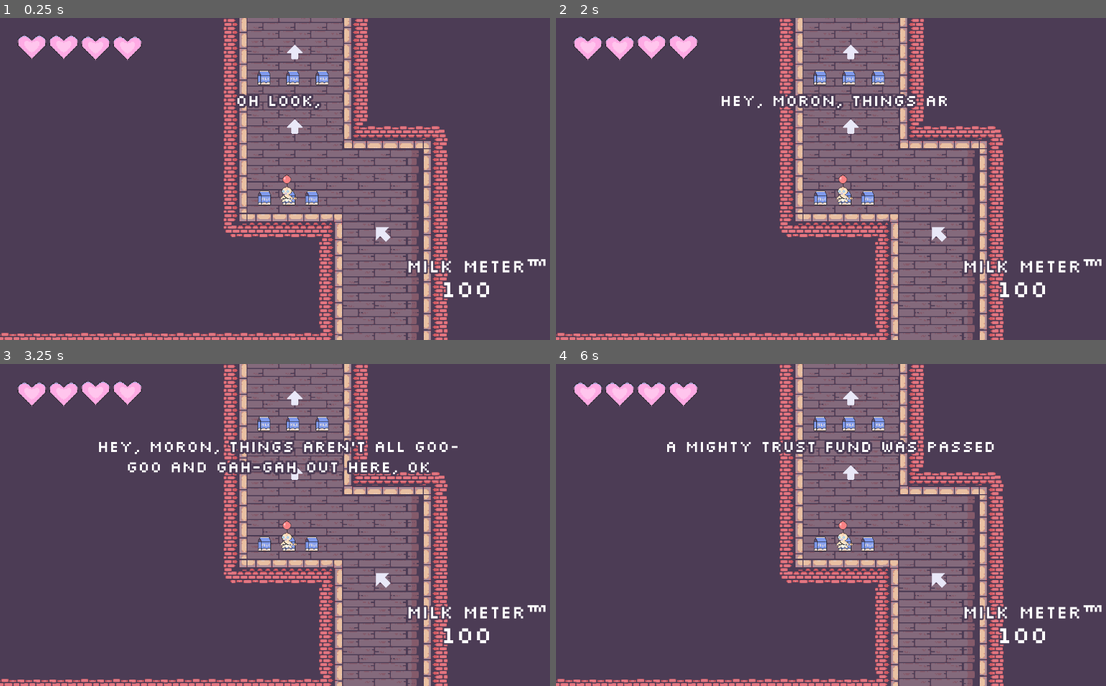
Above: before the commit, frames 1-4 (two rows, left to right).
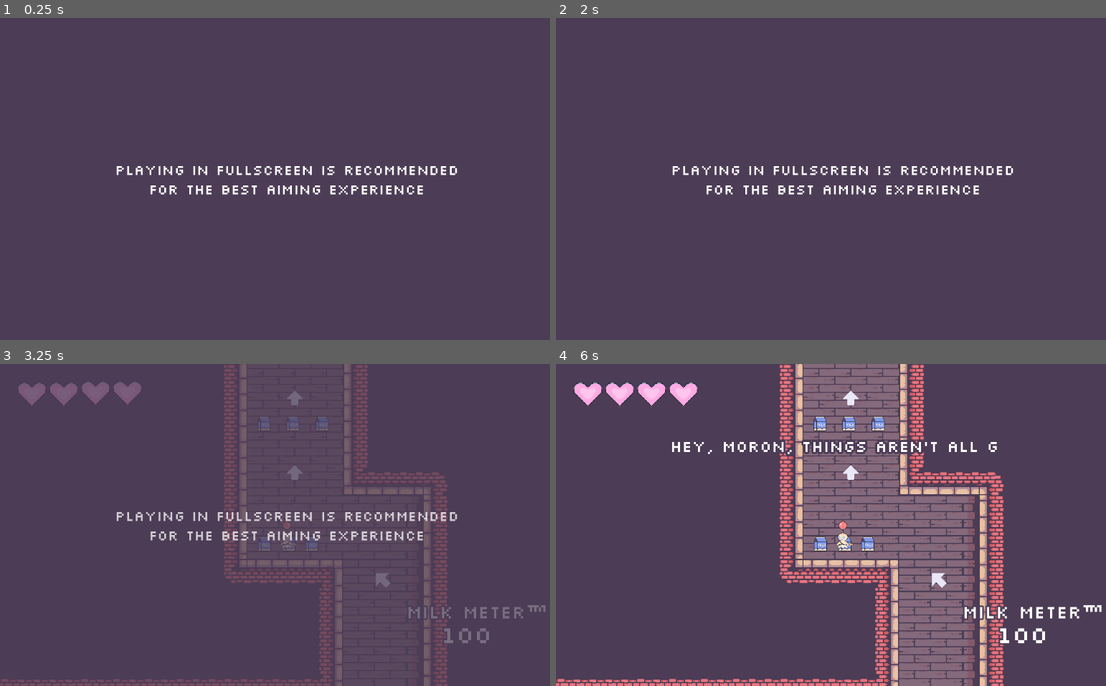
Above: after the commit, the same moments.

Repository: duncwilliams/trust-fund-baby
Game: Godot game, scene res://scenes/main.tscn
Two runs of this game, one before a commit and one after it. Both use one fixed random seed, a clock stepped at 60 frames per second and the inputs below.
Inputs (mouse positions are in pixels of both pictures, inside the frame that each line leads up to):
- Up to frame 1 (0.25 s): no input
- Up to frame 2 (2 s): move the mouse to (968, 162) at 0.52 s; press the mouse at (968, 162) at 0.53 s; hold D (crawl_right) from 0.53 s (still down); tap Enter at 1.25 s; move the mouse to (726, 195) at 1.27 s; release the mouse at (726, 195) at 1.28 s; click (726, 195) at 1.35 s
- Up to frame 3 (3.25 s): move the mouse to (346, 454) at 2.02 s; release D (crawl_right) at 2.03 s; press the mouse at (346, 454) at 2.03 s; hold A (crawl_left) 2.03-2.78 s; move the mouse to (258, 589) at 2.77 s; release the mouse at (258, 589) at 2.78 s; hold D (crawl_right) from 2.78 s (still down); click (258, 589) at 2.85 s
- Up to frame 4 (6 s): move the mouse to (1012, 573) at 3.52 s; press the mouse at (1012, 573) at 3.53 s; tap R (restart) at 4.15 s; move the mouse to (671, 476) at 4.27 s; release D (crawl_right) at 4.28 s; release the mouse at (671, 476) at 4.28 s; hold A (crawl_left) 4.28-5.03 s; click (671, 476) at 4.35 s; move the mouse to (869, 525) at 5.02 s; press the mouse at (869, 525) at 5.03 s; hold D (crawl_right) 5.03-5.78 s; move the mouse to (759, 444) at 5.77 s; release the mouse at (759, 444) at 5.78 s; hold A (crawl_left) from 5.78 s (still down); click (759, 444) at 5.85 s

The runs differ from the first frame. In frame 1, 26% of the frame differs, in the area x 0-100%, y 0-100%; in frame 2, 26%; in frame 3, 25%; in frame 4, 1.3%.

Commit message:
fullscreen prompt, working victory and defeat dialogues

Diff:
--- a/scenes/enemy.tscn
+++ b/scenes/enemy.tscn
@@ -6,6 +6,7 @@
 [ext_resource type="Texture2D" uid="uid://unq8c6du1t4s" path="res://art/custom/Traitor_Damage.png" id="2_xwavj"]
 [ext_resource type="Texture2D" uid="uid://fhe3d3wf6skt" path="res://art/custom/The_Traitor_Walk.png" id="3_4ra3w"]
 [ext_resource type="Shape2D" uid="uid://cgopdmcoxfhvm" path="res://shapes/enemy_polygon.tres" id="4_5uy6h"]
+[ext_resource type="Texture2D" uid="uid://bkrv76aayrv7t" path="res://art/custom/The_Traitor_Idle.png" id="4_nenq2"]
 
 [sub_resource type="AtlasTexture" id="AtlasTexture_qiusc"]
 atlas = ExtResource("2_xwavj")
@@ -139,6 +140,14 @@
 atlas = ExtResource("2_c4w8v")
 region = Rect2(896, 64, 64, 64)
 
+[sub_resource type="AtlasTexture" id="AtlasTexture_bmgde"]
+atlas = ExtResource("4_nenq2")
+region = Rect2(0, 0, 32, 64)
+
+[sub_resource type="AtlasTexture" id="AtlasTexture_nn1pv"]
+atlas = ExtResource("4_nenq2")
+region = Rect2(32, 0, 32, 64)
+
 [sub_resource type="AtlasTexture" id="AtlasTexture_5uy6h"]
 atlas = ExtResource("2_4ra3w")
 region = Rect2(0, 0, 64, 64)
@@ -294,6 +303,17 @@
 }, {
 "frames": [{
 "duration": 1.0,
+"texture": SubResource("AtlasTexture_bmgde")
+}, {
+"duration": 1.0,
+"texture": SubResource("AtlasTexture_nn1pv")
+}],
+"loop": true,
+"name": &"idle",
+"speed": 3.0
+}, {
+"frames": [{
+"duration": 1.0,
 "texture": SubResource("AtlasTexture_5uy6h")
 }, {
 "duration": 1.0,
@@ -309,7 +329,7 @@
 "texture": SubResource("AtlasTexture_otmr2")
 }],
 "loop": true,
-"name": &"idle",
+"name": &"point",
 "speed": 10.0
 }, {
 "frames": [{
--- a/scenes/hud.tscn
+++ b/scenes/hud.tscn
@@ -694,6 +694,7 @@
 }]
 
 [node name="Hud" type="CanvasLayer" unique_id=1539706795]
+process_mode = 3
 script = ExtResource("1_ahhtf")
 
 [node name="HeartsControl" type="Control" parent="." unique_id=1924606019]
@@ -784,9 +785,30 @@
 theme_override_colors/font_outline_color = Color(0.29803923, 0.23529412, 0.33333334, 1)
 theme_override_constants/outline_size = 12
 theme_override_font_sizes/font_size = 32
-text = "USE w and s to crawl
+text = "use a and d to crawl
 or
-Press R to Restart"
+press r to restart"
+horizontal_alignment = 1
+vertical_alignment = 1
+
+[node name="DefeatRespawnPrompt" type="Label" parent="." unique_id=1371290782]
+unique_name_in_owner = true
+anchors_preset = 8
+anchor_left = 0.5
+anchor_top = 0.5
+anchor_right = 0.5
+anchor_bottom = 0.5
+offset_left = -220.0
+offset_top = -64.5
+offset_right = 220.0
+offset_bottom = 64.5
+grow_horizontal = 2
+grow_vertical = 2
+size_flags_horizontal = 4
+theme_override_colors/font_outline_color = Color(0.29803923, 0.23529412, 0.33333334, 1)
+theme_override_constants/outline_size = 12
+theme_override_font_sizes/font_size = 32
+text = "press r to restart"
 horizontal_alignment = 1
 vertical_alignment = 1
 
@@ -841,4 +863,43 @@
 theme_override_font_sizes/normal_font_size = 23
 text = "Kinsman Simeon, The Turncoat"
 
+[node name="FullscreenMessageControl" type="Control" parent="." unique_id=164448471]
+process_mode = 3
+visible = false
+layout_mode = 3
+anchors_preset = 15
+anchor_right = 1.0
+anchor_bottom = 1.0
+grow_horizontal = 2
+grow_vertical = 2
+mouse_filter = 2
+
+[node name="ColorRect" type="ColorRect" parent="FullscreenMessageControl" unique_id=372140704]
+layout_mode = 1
+anchors_preset = 15
+anchor_right = 1.0
+anchor_bottom = 1.0
+grow_horizontal = 2
+grow_vertical = 2
+color = Color(0.29803923, 0.23529412, 0.33333334, 1)
+
+[node name="Label" type="Label" parent="FullscreenMessageControl" unique_id=1795917874]
+layout_mode = 1
+anchors_preset = 8
+anchor_left = 0.5
+anchor_top = 0.5
+anchor_right = 0.5
+anchor_bottom = 0.5
+offset_left = -158.0
+offset_top = -22.5
+offset_right = 158.0
+offset_bottom = 22.5
+grow_horizontal = 2
+grow_vertical = 2
+theme_override_font_sizes/font_size = 28
+text = "playing in fullscreen is recommended
+for the best aiming experience"
+horizontal_alignment = 1
+vertical_alignment = 1
+
 [connection signal="dialogue_finished" from="DialogueController" to="." method="_on_dialogue_controller_dialogue_finished"]
--- a/scenes/main.tscn
+++ b/scenes/main.tscn
@@ -38,6 +38,7 @@
 position = Vector2(1374, -2317)
 
 [node name="Camera2D" type="Camera2D" parent="Baby" unique_id=1711883797]
+process_mode = 3
 offset = Vector2(0, -60)
 zoom = Vector2(0.5, 0.5)
 drag_horizontal_enabled = true
@@ -69,5 +70,6 @@
 [connection signal="arrived_at_second_floor" from="Map" to="." method="_on_map_arrived_at_second_floor"]
 [connection signal="milk_amount_changed" from="Baby" to="." method="_on_baby_milk_amount_changed"]
 [connection signal="took_damage" from="Baby" to="." method="_on_baby_took_damage"]
+[connection signal="was_defeated" from="Baby" to="." method="_on_baby_was_defeated"]
 [connection signal="dialogue_finished" from="Hud" to="." method="_on_hud_dialogue_finished"]
 [connection signal="health_changed" from="Enemy" to="." method="_on_enemy_health_changed"]
--- a/scripts/baby.gd
+++ b/scripts/baby.gd
@@ -2,6 +2,7 @@
 
 signal milk_amount_changed(new_milk_amount: int)
 signal took_damage(remaining_health: float)
+signal was_defeated()
 
 @onready var bottle: Node2D = %Bottle
 var thrust_force: float = 15
@@ -14,6 +15,7 @@
 var crawling: bool = false
 var was_crawling: bool = false
 var animation_locked: bool = false
+var pre_death_delay: float = 2.5
 
 
 func _physics_process(delta: float) -> void:
@@ -96,7 +98,6 @@
 
 
 func defeat():
-	print("defeat called")
 	defeated = true
 	crawling = false
 	was_crawling = false
@@ -105,8 +106,9 @@
 	$CharacterBodyCollision.set_deferred("disabled", true)
 	$Area2D/AreaCollision.set_deferred("disabled", true)
 	animation_locked = true
+	get_tree().paused = true
+	await get_tree().create_timer(pre_death_delay).timeout
 	$AnimatedSprite2D.play("defeat")
-	print("animation defeat played", $AnimatedSprite2D.animation)
 
 func _on_area_2d_body_entered(body: Node2D) -> void:
 	if body.is_in_group("map") and not animation_locked:
@@ -125,6 +127,9 @@
 	if $AnimatedSprite2D.animation == "damage":
 		animation_locked = false
 
+	if $AnimatedSprite2D.animation == "defeat":
+		was_defeated.emit()
+
 	if not animation_locked:
 		if not $AnimatedSprite2D.animation == "defeat" and not crawling:
 			$AnimatedSprite2D.play("default")
--- a/scripts/dialogue_controller.gd
+++ b/scripts/dialogue_controller.gd
@@ -22,7 +22,13 @@
 	"But you and your dumb balloon bandolier freed me!",
 	"Sorry, loser, I can’t let you witness my grand heist."
 ]
-#TODO: add victory and defeat dialogue
+var victory_lines: Array[String] = [
+	"I cannot believe you have done this to me"
+]
+var defeat_lines: Array[String] = [
+	"Your first mistake was trusting me",
+	"Your second mistake was fighting a grown man as a baby"
+]
 var current_dialogue_title: String = ""
 var current_lines: Array[String] = []
 var line_index: int = 0
@@ -42,6 +48,18 @@
 func play_second_floor_dialogue():
 	current_dialogue_title = "second floor"
 	current_lines = second_floor_lines
+	play_lines()
+
+
+func play_victory_dialogue():
+	current_dialogue_title = "victory"
+	current_lines = victory_lines
+	play_lines()
+
+
+func play_defeat_dialogue():
+	current_dialogue_title = "defeat"
+	current_lines = defeat_lines
 	play_lines()
 
 
--- a/scripts/enemy.gd
+++ b/scripts/enemy.gd
@@ -3,7 +3,8 @@
 signal health_changed(new_health: int)
 
 @onready var baby: Node2D = get_tree().get_first_node_in_group("baby")
-var speed: float = 4.0
+var speed: float = 3.5
+var max_velocity: float = 560
 var health: int = 600
 var defeated: bool = false
 var animation_locked: bool = false
@@ -11,7 +12,7 @@
 var post_damage_anim_cooldown: float = 1.5
 
 func _ready() -> void:
-	$AnimatedSprite2D.play("idle")
+	$AnimatedSprite2D.play("point")
 
 
 func _physics_process(delta: float) -> void:
@@ -20,7 +21,7 @@
 		# sprite handling
 		if not animation_locked:
 			if abs(velocity.x) < 10:
-				$AnimatedSprite2D.play("idle")
+				$AnimatedSprite2D.play("point")
 			else:
 				$AnimatedSprite2D.play("walking")
 
@@ -33,6 +34,7 @@
 		# sprite orientation
 		$AnimatedSprite2D.flip_h = (direction.x > 0)
 		velocity += direction * speed
+		velocity = velocity.limit_length(max_velocity)
 		move_and_slide()
 
 
@@ -47,23 +49,23 @@
 
 
 func take_damage() -> void:
-	health -= 1
-	health_changed.emit(health)
-	if health <= 0:
-		death()
-	elif ready_for_damage_anim:
-		animation_locked = true
-		ready_for_damage_anim = false
-		$AnimatedSprite2D.play("damage")
-		velocity = Vector2.ZERO
+	if not defeated:
+		health -= 1
+		health_changed.emit(health)
+		if health <= 0:
+			death()
+		elif ready_for_damage_anim:
+			animation_locked = true
+			ready_for_damage_anim = false
+			$AnimatedSprite2D.play("damage")
+			velocity = Vector2.ZERO
 
 
 func death() -> void:
 	defeated = true
 	$CollisionShape2D.set_deferred("disabled", true)
 	$Area2D/CollisionShape2D.set_deferred("disabled", true)
-	$AnimatedSprite2D.play("death")
-
+	$AnimatedSprite2D.play("idle")
 
 func _on_area_2d_area_entered(area: Area2D) -> void:
 	if area.is_in_group("milk"):
--- a/scripts/hud.gd
+++ b/scripts/hud.gd
@@ -6,10 +6,13 @@
 # backup milk counter purely for making sure restart prompt doesn't display after player collected a carton
 var current_milk_amount: int = 100
 var in_boss_battle = false
+var fullscreen_display_time: float = 3.0
+var fullscreen_fade_time: float = 1.0
 
 
 func _ready() -> void:
 	$RestartPrompt.visible = false
+	$DefeatRespawnPrompt.visible = false
 
 
 func update_milk_amount(new_milk_amount: int) -> void:
@@ -44,6 +47,19 @@
 		%HeartsSprite.play("half_heart")
 	else:
 		%HeartsSprite.play("no_hearts")
+		$MilkMeterControl.visible = false
+
+
+func play_fullscreen_intro_message():
+	$FullscreenMessageControl.visible = true
+	get_tree().paused = true
+	await get_tree().create_timer(fullscreen_display_time).timeout
+	var tween := create_tween()
+	tween.tween_property($FullscreenMessageControl, "modulate:a", 0.0, fullscreen_fade_time)
+	await tween.finished
+
+	get_tree().paused = false
+	$FullscreenMessageControl.queue_free()
 
 
 func play_intro_dialogue():
@@ -63,3 +79,7 @@
 		if dialogue_title == "second floor":
 			$BossBarControl.visible = true
 			in_boss_battle = true
+		if dialogue_title == "victory":
+			$BossBarControl.visible = false
+		if dialogue_title == "defeat":
+			$DefeatRespawnPrompt.visible = true
--- a/scripts/main.gd
+++ b/scripts/main.gd
@@ -1,18 +1,39 @@
 extends Node2D
 
 @export var second_floor_enemy_scene: PackedScene
+var enemy_defeat_camera_speed: float = 3.0
 
 func _ready() -> void:
 	$Enemy.disable()
+	$Hud/FullscreenMessageControl.visible = false
 	if not GameState.intro_played:
+		await $Hud.play_fullscreen_intro_message()
 		$Hud.play_intro_dialogue()
 		$Baby/AnimatedSprite2D.flip_h = true
 
 
 func _process(_delta: float) -> void:
-	if Input.is_action_just_pressed("restart"):
+	if GameState.intro_played and Input.is_action_just_pressed("restart"):
 		get_tree().reload_current_scene()
 
+
+func move_camera_to_position(target: Node2D, camera_speed: float) -> void:
+	call_deferred("$Baby.process_mode", "Node.PROCESS_MODE_DISABLED")
+	call_deferred("$Enemy.process_mode", "Node.PROCESS_MODE_DISABLED")
+	var tween := create_tween()
+	tween.tween_property($Baby/Camera2D, "global_position", target.global_position, camera_speed)
+	await tween.finished
+	call_deferred("$Baby.process_mode", "Node.PROCESS_MODE_INHERIT")
+
+
+func victory_sequence() -> void:
+	$MusicPlayer/BossMusic.stop()
+	await move_camera_to_position($Enemy, enemy_defeat_camera_speed)
+	$Hud/DialogueController.play_victory_dialogue()
+
+
+func defeat_sequence() -> void:
+	$Hud/DialogueController.play_defeat_dialogue()
 
 func _on_baby_milk_amount_changed(new_milk_amount: int) -> void:
 	$Hud.update_milk_amount(new_milk_amount)
@@ -33,16 +54,22 @@
 	if dialogue_title == "intro":
 		$Map/Friend/AnimatedSprite2D.play("point")
 		GameState.intro_played = true
-
 	elif dialogue_title == "second floor":
-		#spawn_second_floor_enemy()
 		$Map.disable_invisible_walls()
 		$MusicPlayer/BossMusic.play()
+	elif dialogue_title == "victory":
+		$Enemy/AnimatedSprite2D.play("death")
 
 
 func _on_enemy_health_changed(new_health: int) -> void:
 	$Hud.update_boss_health_bar(new_health)
+	if (new_health <= 0):
+		victory_sequence()
 
 
 func _on_baby_took_damage(remaining_health: float) -> void:
 	$Hud.update_baby_health_amount(remaining_health)
+
+
+func _on_baby_was_defeated() -> void:
+	defeat_sequence()
